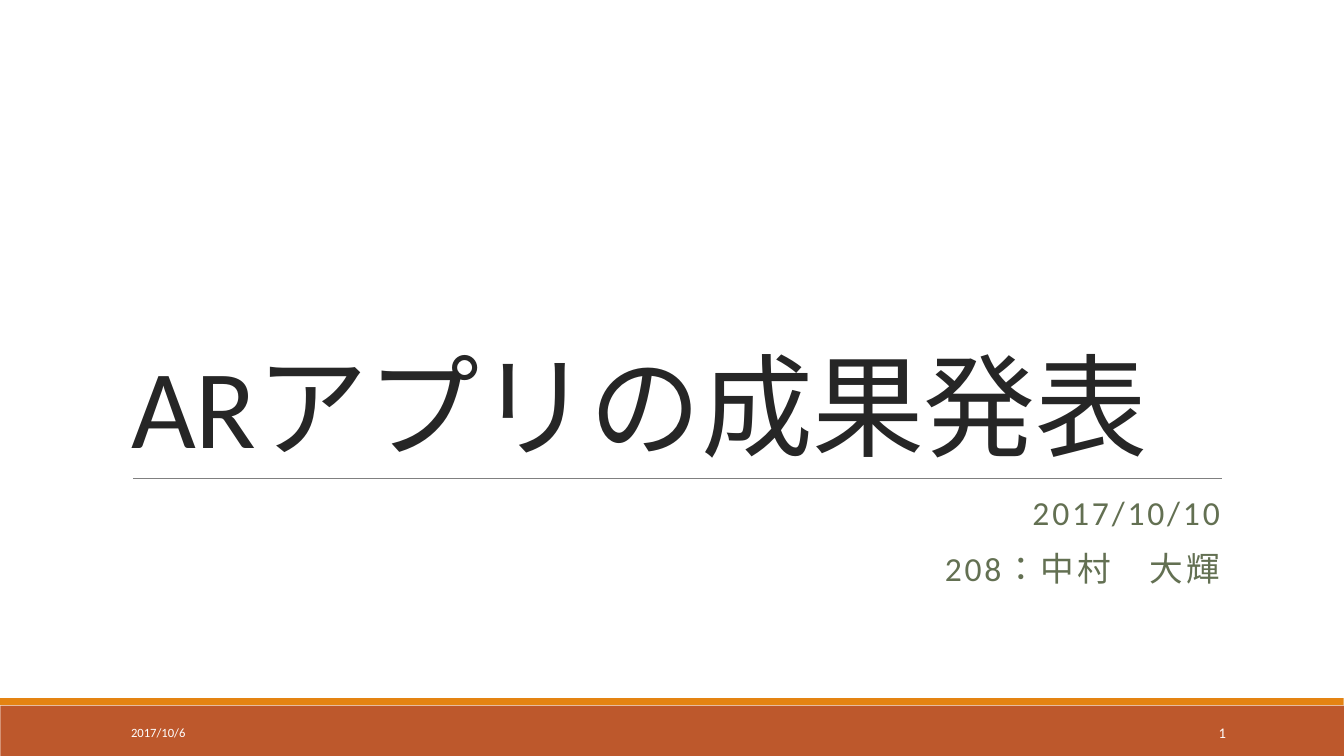
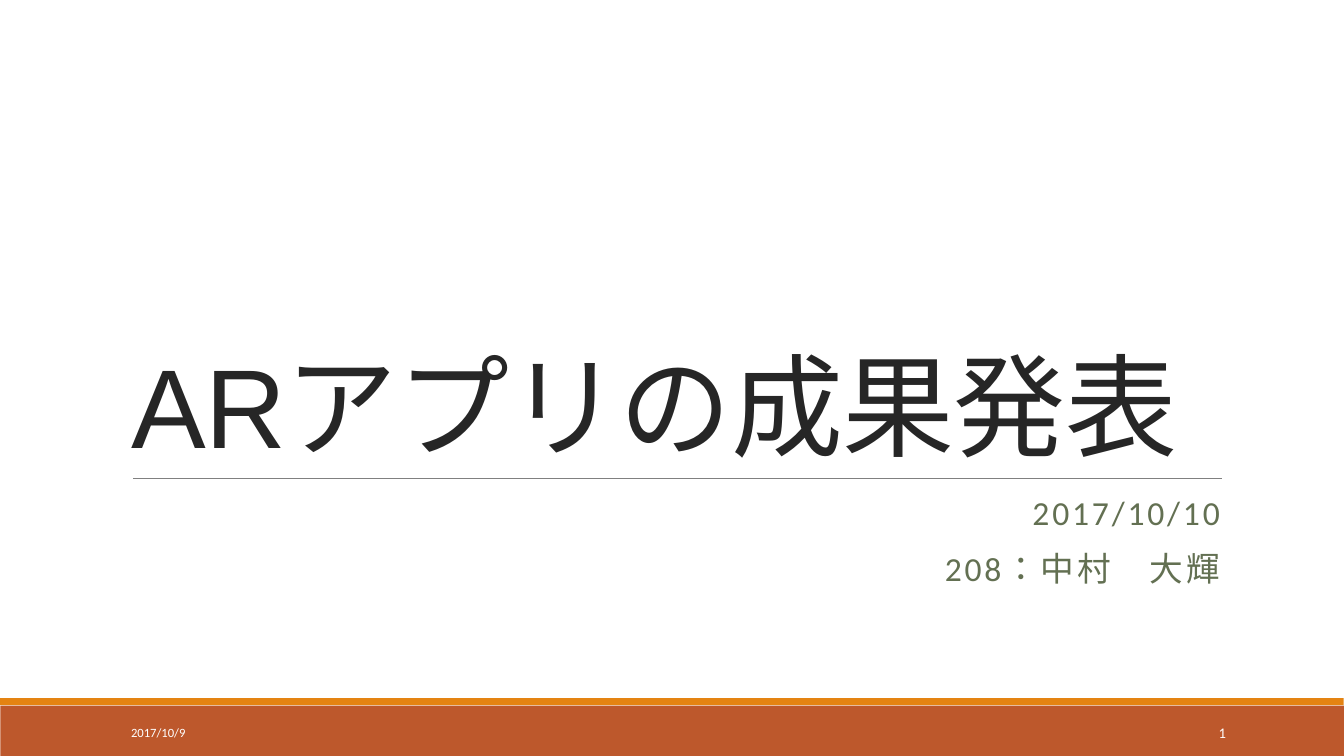
Before and after one commit to d-nakamura1/js, a slide deck: slide 1 of ARアプリの成果発表.pptx. Drawn at 1344x756 pixels with LibreOffice and Linux fonts; fonts in the diff are those of the drawing. Boxes give left, top, right and bottom in pixels: in the first picture for what was removed or moved away, otherwise in the second. Text is boxed around its words. In the diff, an @@ line names an element or a change of style, - is before the commit and + after.

```diff
--- a/ARアプリの成果発表.pptx
+++ b/ARアプリの成果発表.pptx
@@ title "ARアプリの成果発表" at (131,359,1177,458): font Calibri to Arial in "ARアプリの成果発表" @@
@@ text at (131,728,185,738): text changed @@
-2017/10/6
+2017/10/9
```
Also in this commit, not shown: 1 other slide changed, 3 slides added.
